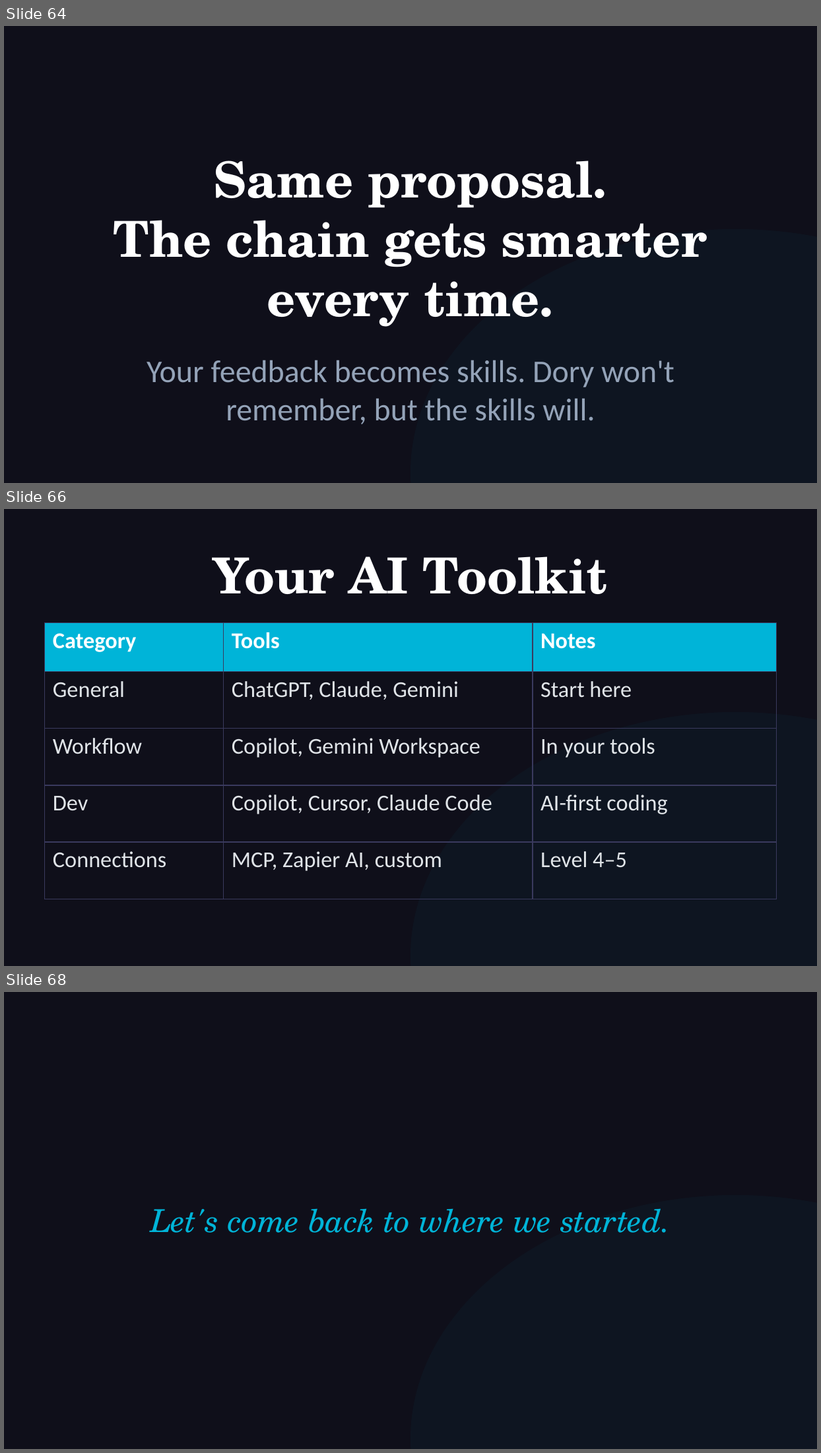
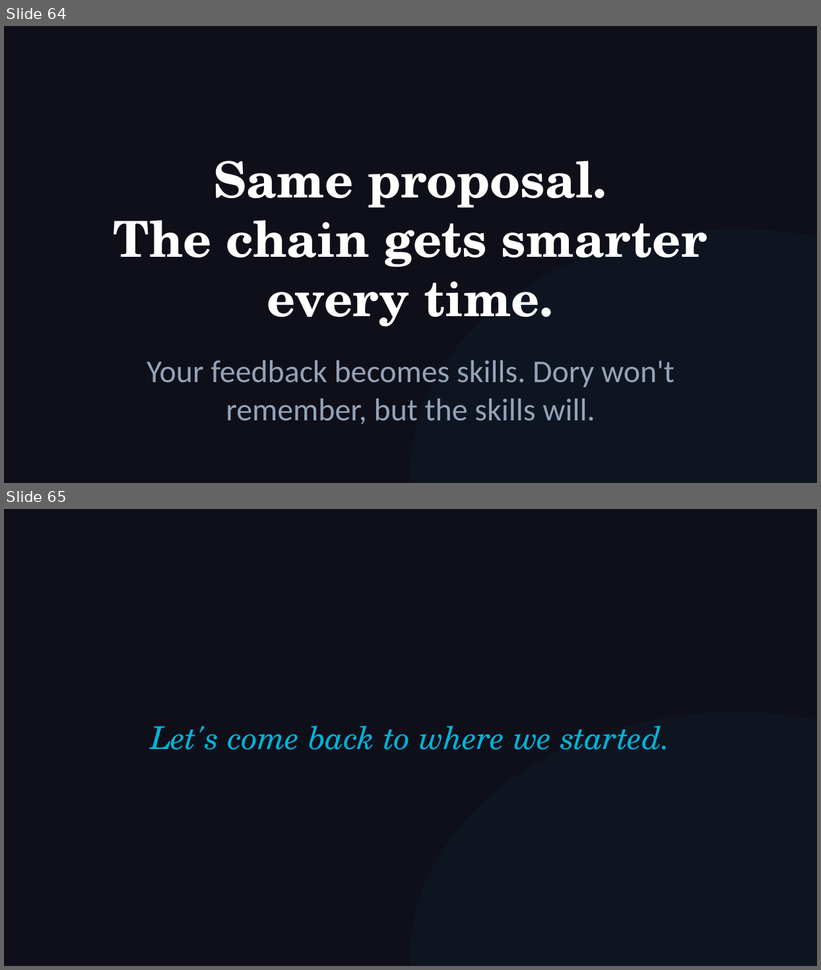
Before and after one commit to michaelengland/ai-best-practices, a slide deck: Getting-Agents-to-Give-Up-Their-Secrets.pptx. Shown one above the other, each under a label of ours: slides 64, 66 and 68 before the commit, slides 64 and 65 after it; the slides between them are not shown. The pictures are 821x1453 and 821x970 pixels, drawn with LibreOffice and Linux fonts; fonts in the diff are those of the drawing. Boxes give left, top, right and bottom in pixels: in the first picture for what was removed or moved away, otherwise in the second. Text is boxed around its words. In the diff, an @@ line names an element or a change of style, - is before the commit and + after.

```diff
--- a/Getting-Agents-to-Give-Up-Their-Secrets.pptx
+++ b/Getting-Agents-to-Give-Up-Their-Secrets.pptx
@@ slide 66 removed at <box>4,509,817,966</box>, background #0F0F1A @@
@@ text removed at <box>213,557,608,594</box> @@
-Your AI Toolkit
@@ table removed at <box>45,623,776,874</box>, 5 rows, 3 columns @@
-Category | Tools | Notes
-General | ChatGPT, Claude, Gemini | Start here
-Workflow | Copilot, Gemini Workspace | In your tools
-Dev | Copilot, Cursor, Claude Code | AI-first coding
-Connections | MCP, Zapier AI, custom | Level 4–5
@@ ellipse removed at <box>411,712,817,966</box> @@
@@ what was slide 68 is now slide 65 @@
```
Also in this commit, not shown: 7 slides changed, 2 other slides removed, 1 other file.
